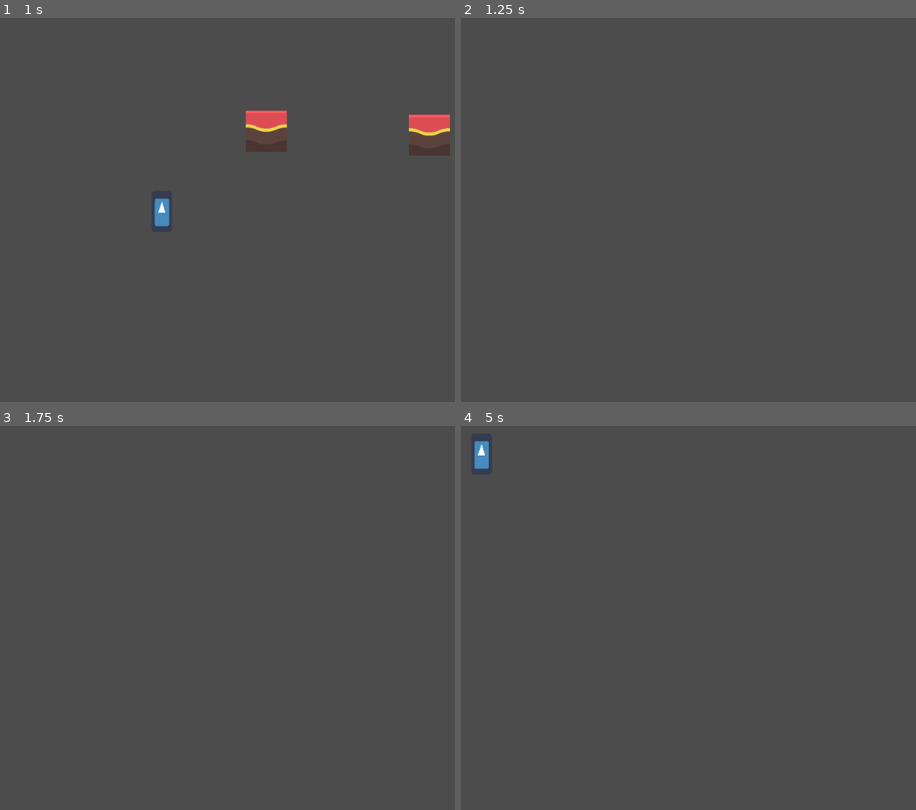
Above: before the commit, frames 1-4 (two rows, left to right).
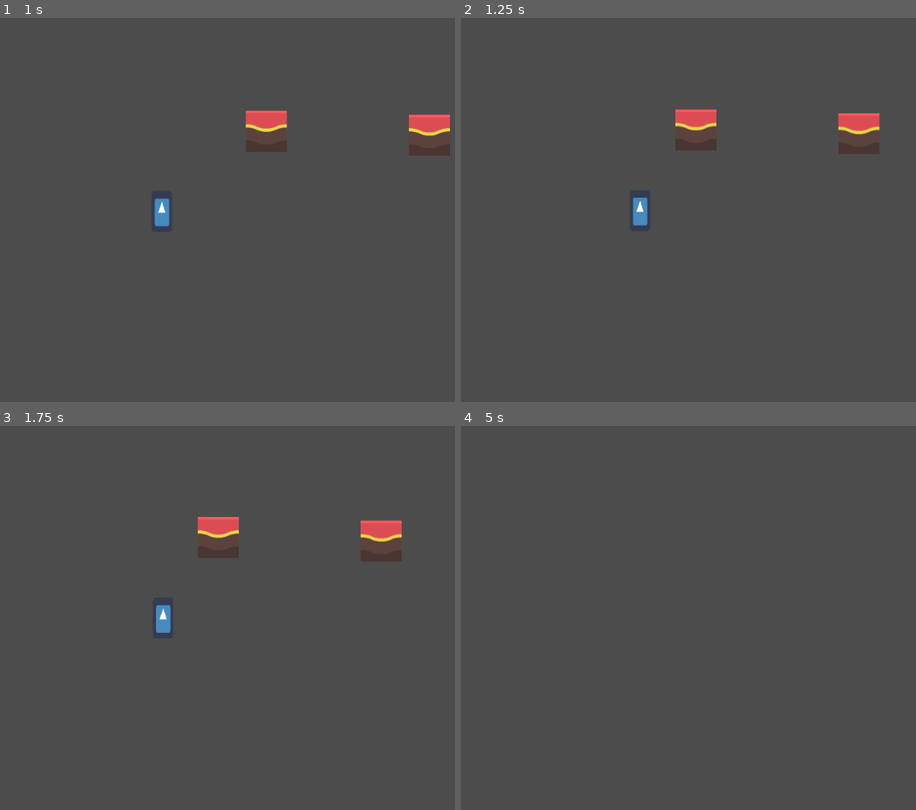
Above: after the commit, the same moments.

Repository: DominickRobinson/Supreme-Hen-Donkey
Game: Godot game, scene res://DemoScene.tscn
Two runs of this game, one before a commit and one after it. Both use one fixed random seed, a clock stepped at 60 frames per second and the inputs below. The engine's default icon, where the game draws it, is replaced by a stand-in: a white triangle on a blue panel in a dark square.
Inputs (mouse positions are in pixels of both pictures, inside the frame that each line leads up to):
- Up to frame 1 (1 s): drag from (22, 83) to (150, 229) at 0.52 s
- Up to frame 2 (1.25 s): no input
- Up to frame 3 (1.75 s): drag from (31, 637) to (127, 694) at 1.27 s
- Up to frame 4 (5 s): move the mouse to (688, 533) at 2.02 s; press the mouse at (688, 533) at 2.03 s; hold A (left) 2.03-2.75 s; release the mouse at (688, 533) at 2.75 s; tap Enter at 2.75, 4.25 s; drag from (588, 694) to (outside the picture) at 2.77 s; tap Space (jump) at 3.5, 3.77 s; move the mouse to (820, 675) at 3.52 s; press the mouse at (820, 675) at 3.53 s; hold D (right) 3.53-4.25 s; release the mouse at (820, 675) at 4.25 s; drag from (outside the picture) to (524, 522) at 4.27 s

Frame 1 is identical in both runs. In frame 2, 1.6% of the frame differs, in the area x 37-93%, y 23-55%; in frame 3, 1.6%, in the area x 34-89%, y 23-54%; in frame 4, 0.2%.

Commit message:
Nicer, centered dragging

Diff:
--- a/Supreme-Hen-Donkey/Player.tscn
+++ b/Supreme-Hen-Donkey/Player.tscn
@@ -2,7 +2,6 @@
 
 [ext_resource path="res://icon.png" type="Texture" id=1]
 [ext_resource path="res://Scripts/Player.gd" type="Script" id=2]
-
 
 [sub_resource type="CapsuleShape2D" id=6]
 radius = 16.0
@@ -23,6 +22,12 @@
 [node name="Player" type="RigidBody2D"]
 mode = 2
 script = ExtResource( 2 )
+HORIZONTAL_MAX_SPEED = null
+FLOOR_ACCELERATION = null
+AIR_ACCELERATION = null
+JUMP_SPEED = null
+WALL_JUMP_VERTICAL_SPEED = null
+WALL_JUMP_HORIZONTAL_SPEED = null
 
 [node name="Sprite" type="Sprite" parent="."]
 scale = Vector2( 0.5, 1 )
--- a/Supreme-Hen-Donkey/Prefabs/DraggableTileBlock.tscn
+++ b/Supreme-Hen-Donkey/Prefabs/DraggableTileBlock.tscn
@@ -20,7 +20,6 @@
 }
 
 [node name="CollisionShape2D" type="CollisionShape2D" parent="KinematicBody2D"]
-position = Vector2( 0, 0.5 )
 shape = SubResource( 5 )
 __meta__ = {
 "_edit_lock_": true
--- a/Supreme-Hen-Donkey/Scripts/DraggableTile.gd
+++ b/Supreme-Hen-Donkey/Scripts/DraggableTile.gd
@@ -22,7 +22,8 @@
 	add_child(collision.duplicate())
 	kinematicChild.remove_child(collision)
 
-	mouseOffset = collision.shape.extents
+#	mouseOffset = collision.shape.extents
+	mouseOffset = tileMap.cell_size / 2
 
 
 func _physics_process(delta):
@@ -31,15 +32,17 @@
 
 
 func _input_event(viewport, event, shape_idx):
-	# Start dragging
+	# Start dragging when clicked on
 	if event.is_action_pressed("click"):
 		if event.is_pressed():
 #			print('Click')
 			following = true
 			pickupTile()
 
+
+func _input(event):
 	# Release and put on tilemap
-	elif event.is_action_released("click"):
+	if event.is_action_released("click"):
 		if following:
 			following = false
 			placeTile()
